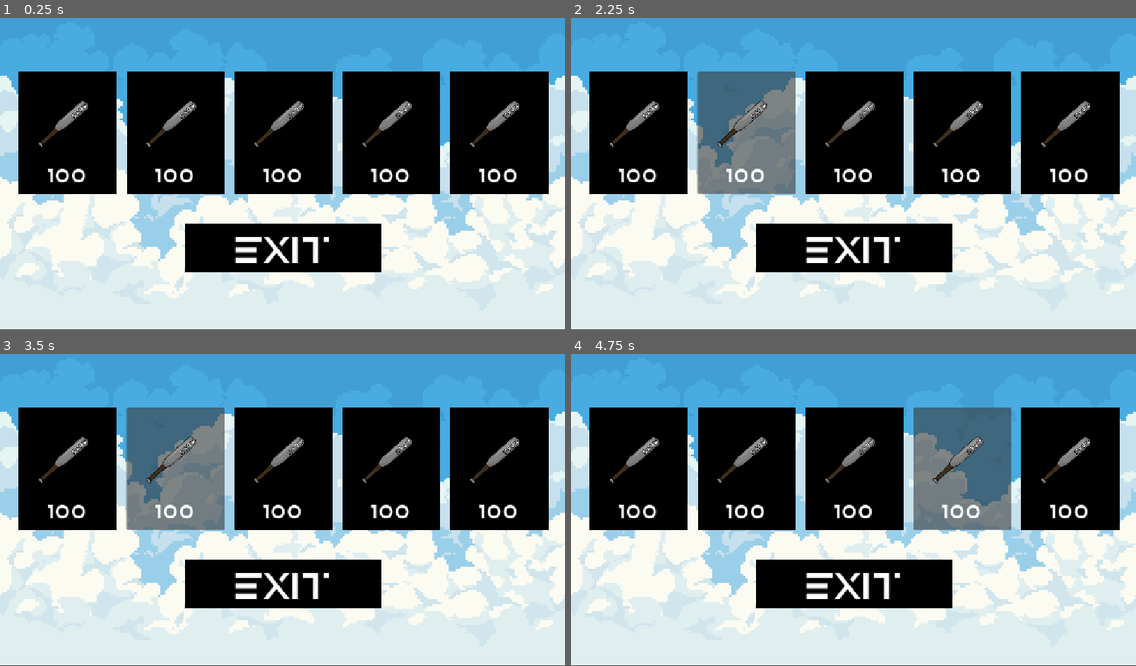
Above: before the commit, frames 1-4 (two rows, left to right).
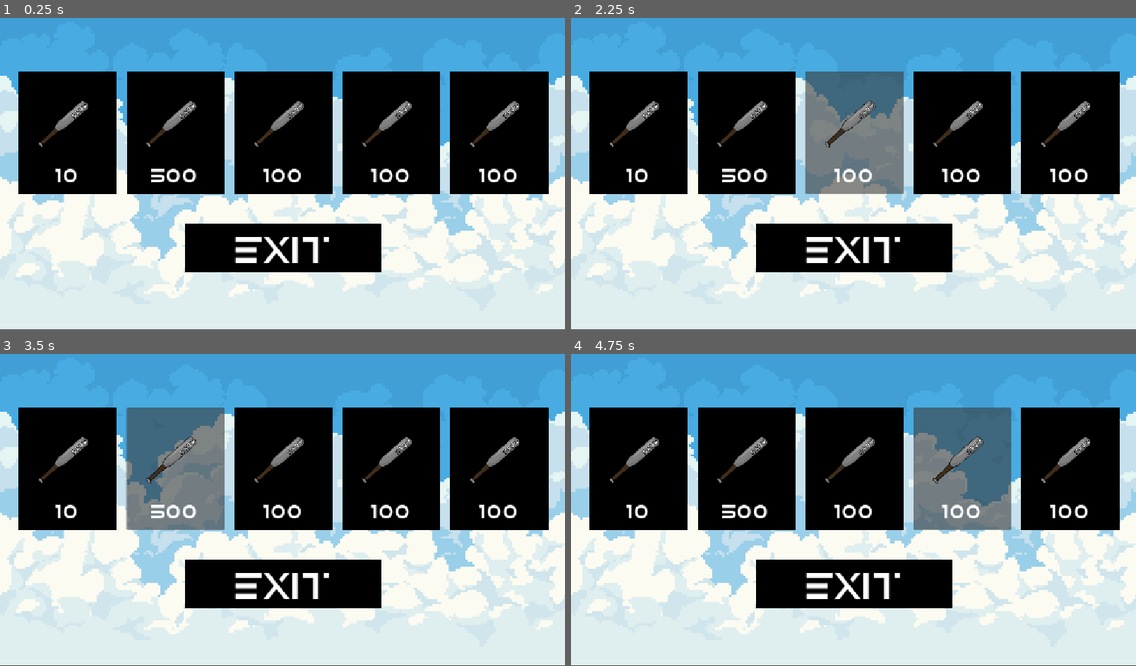
Above: after the commit, the same moments.

Repository: MultiplayerJake/GameJam-Crow-Smash
Game: Godot game, scene res://Scenes/MainScenes/Shop.tscn
The game is run twice, just before and just after one commit, with the same random seed, the same clock (stepped at 60 frames per second) and the same inputs. This scene is started directly instead of the project's main scene.
Inputs:
- Up to frame 1 (0.25 s): no input
- Up to frame 2 (2.25 s): click "100" at 0.5 s; click "100" (after the commit: "10") at 1.25 s; click "100" at 2 s
- Up to frame 3 (3.5 s): click "100" (after the commit: "500") at 2.75 s
- Up to frame 4 (4.75 s): click "100" at 3.5 s; click "100" at 4.25 s

The runs differ from the first frame. In frame 1, 0.4% of the frame differs, in the area x 8-35%, y 48-53%; in frame 2, 13%, in the area x 8-59%, y 17-57%; in frame 3, 0.4%; in frame 4, 0.4%.

Commit message:
Shop kainda works but there is nothing to buy

Diff:
--- a/Scenes/MainScenes/Shop.tscn
+++ b/Scenes/MainScenes/Shop.tscn
@@ -1,14 +1,16 @@
 [gd_scene format=3 uid="uid://cs3mrtyjfbjq8"]
 
 [ext_resource type="Texture2D" uid="uid://diu3uyc7d6hfd" path="res://Assets/Backgrounds/demo01_PixelSky_1920x1080.png" id="1_bg"]
+[ext_resource type="Script" uid="uid://dg8jupe74dw1a" path="res://Scripts/shop.gd" id="1_cl1qf"]
 [ext_resource type="FontFile" uid="uid://ctfp4o6kope0" path="res://Assets/Fonts/Alternity.ttf" id="2_font"]
 [ext_resource type="Texture2D" uid="uid://6rkhqp6dcl2q" path="res://Assets/placeholders/bat1.png" id="3_bat"]
-[ext_resource type="Script" path="res://Scripts/back_to_menu_shop.gd" id="4_exit"]
+[ext_resource type="Script" uid="uid://s0n6ydv13hne" path="res://Scripts/back_to_menu_shop.gd" id="4_exit"]
 
 [sub_resource type="StyleBoxFlat" id="StyleBoxFlat_black"]
 bg_color = Color(0, 0, 0, 1)
 
 [node name="Shop" type="Node2D" unique_id=1944360329]
+script = ExtResource("1_cl1qf")
 
 [node name="Background" type="Sprite2D" parent="." unique_id=1944360330]
 position = Vector2(577.5, 322.49997)
@@ -23,6 +25,7 @@
 theme_override_styles/normal = SubResource("StyleBoxFlat_black")
 
 [node name="Image" type="TextureRect" parent="Item1" unique_id=1944360332]
+layout_mode = 0
 offset_left = 20.0
 offset_top = 15.0
 offset_right = 180.0
@@ -33,15 +36,14 @@
 stretch_mode = 5
 
 [node name="Price" type="Label" parent="Item1" unique_id=1944360333]
-offset_left = 0.0
+layout_mode = 0
 offset_top = 180.0
 offset_right = 200.0
 offset_bottom = 240.0
-mouse_filter = 2
 theme_override_colors/font_color = Color(1, 1, 1, 1)
 theme_override_fonts/font = ExtResource("2_font")
 theme_override_font_sizes/font_size = 40
-text = "100"
+text = "10"
 horizontal_alignment = 1
 vertical_alignment = 1
 
@@ -53,6 +55,7 @@
 theme_override_styles/normal = SubResource("StyleBoxFlat_black")
 
 [node name="Image" type="TextureRect" parent="Item2" unique_id=1944360335]
+layout_mode = 0
 offset_left = 20.0
 offset_top = 15.0
 offset_right = 180.0
@@ -63,15 +66,14 @@
 stretch_mode = 5
 
 [node name="Price" type="Label" parent="Item2" unique_id=1944360336]
-offset_left = 0.0
+layout_mode = 0
 offset_top = 180.0
 offset_right = 200.0
 offset_bottom = 240.0
-mouse_filter = 2
 theme_override_colors/font_color = Color(1, 1, 1, 1)
 theme_override_fonts/font = ExtResource("2_font")
 theme_override_font_sizes/font_size = 40
-text = "100"
+text = "500"
 horizontal_alignment = 1
 vertical_alignment = 1
 
@@ -83,6 +85,7 @@
 theme_override_styles/normal = SubResource("StyleBoxFlat_black")
 
 [node name="Image" type="TextureRect" parent="Item3" unique_id=1944360338]
+layout_mode = 0
 offset_left = 20.0
 offset_top = 15.0
 offset_right = 180.0
@@ -93,11 +96,10 @@
 stretch_mode = 5
 
 [node name="Price" type="Label" parent="Item3" unique_id=1944360339]
-offset_left = 0.0
+layout_mode = 0
 offset_top = 180.0
 offset_right = 200.0
 offset_bottom = 240.0
-mouse_filter = 2
 theme_override_colors/font_color = Color(1, 1, 1, 1)
 theme_override_fonts/font = ExtResource("2_font")
 theme_override_font_sizes/font_size = 40
@@ -113,6 +115,7 @@
 theme_override_styles/normal = SubResource("StyleBoxFlat_black")
 
 [node name="Image" type="TextureRect" parent="Item4" unique_id=1944360341]
+layout_mode = 0
 offset_left = 20.0
 offset_top = 15.0
 offset_right = 180.0
@@ -123,11 +126,10 @@
 stretch_mode = 5
 
 [node name="Price" type="Label" parent="Item4" unique_id=1944360342]
-offset_left = 0.0
+layout_mode = 0
 offset_top = 180.0
 offset_right = 200.0
 offset_bottom = 240.0
-mouse_filter = 2
 theme_override_colors/font_color = Color(1, 1, 1, 1)
 theme_override_fonts/font = ExtResource("2_font")
 theme_override_font_sizes/font_size = 40
@@ -143,6 +145,7 @@
 theme_override_styles/normal = SubResource("StyleBoxFlat_black")
 
 [node name="Image" type="TextureRect" parent="Item5" unique_id=1944360344]
+layout_mode = 0
 offset_left = 20.0
 offset_top = 15.0
 offset_right = 180.0
@@ -153,11 +156,10 @@
 stretch_mode = 5
 
 [node name="Price" type="Label" parent="Item5" unique_id=1944360345]
-offset_left = 0.0
+layout_mode = 0
 offset_top = 180.0
 offset_right = 200.0
 offset_bottom = 240.0
-mouse_filter = 2
 theme_override_colors/font_color = Color(1, 1, 1, 1)
 theme_override_fonts/font = ExtResource("2_font")
 theme_override_font_sizes/font_size = 40
--- /dev/null
+++ b/Scripts/shop.gd
@@ -0,0 +1,59 @@
+extends Node2D
+
+const COINS_PATH := "res://Saves/coins.save"
+var coins: int = 0
+
+
+func _ready() -> void:
+	_load_coins()
+	for i in range(1, 6):
+		var node_name = "Item" + str(i)
+		var btn = get_node(node_name) as Button
+
+		if btn:
+			# Successfully found the button from the scene!
+			print("Loaded: ", btn.name)
+
+			# Use a lambda to pass both the index 'i' and the button reference 'btn'
+			btn.pressed.connect(func(): _on_button_pressed(i, btn))
+		else:
+			print("Warning: Could not find node named ", node_name)
+
+
+func _load_coins() -> void:
+	if not FileAccess.file_exists(COINS_PATH):
+		return
+	var f := FileAccess.open(COINS_PATH, FileAccess.READ)
+	if f:
+		coins = int(f.get_as_text().strip_edges())
+
+
+func _save_coins() -> void:
+	DirAccess.make_dir_recursive_absolute(ProjectSettings.globalize_path("res://Saves"))
+	var f := FileAccess.open(COINS_PATH, FileAccess.WRITE)
+	if f:
+		f.store_string(str(coins))
+
+
+func _on_button_pressed(button_id: int, clicked_button: Button) -> void:
+	print("Clicked button: Item", button_id)
+
+	# Fetch the child "Price" label at the exact moment of the click
+	var label = clicked_button.get_node_or_null("Price") as Label
+
+	if label:
+		print("Price label text: ", label.text)
+	else:
+		print("Warning: Could not find a 'Price' child node on ", clicked_button.name)
+	check_if_buyable((label.text).to_int())
+
+
+func check_if_buyable(price: int):
+	if price <= coins:
+		print("Bought")
+		coins -= price
+		_save_coins()
+
+# Called every frame. 'delta' is the elapsed time since the previous frame.
+func _process(delta: float) -> void:
+	pass
Not shown, added: Scripts/shop.gd.uid
